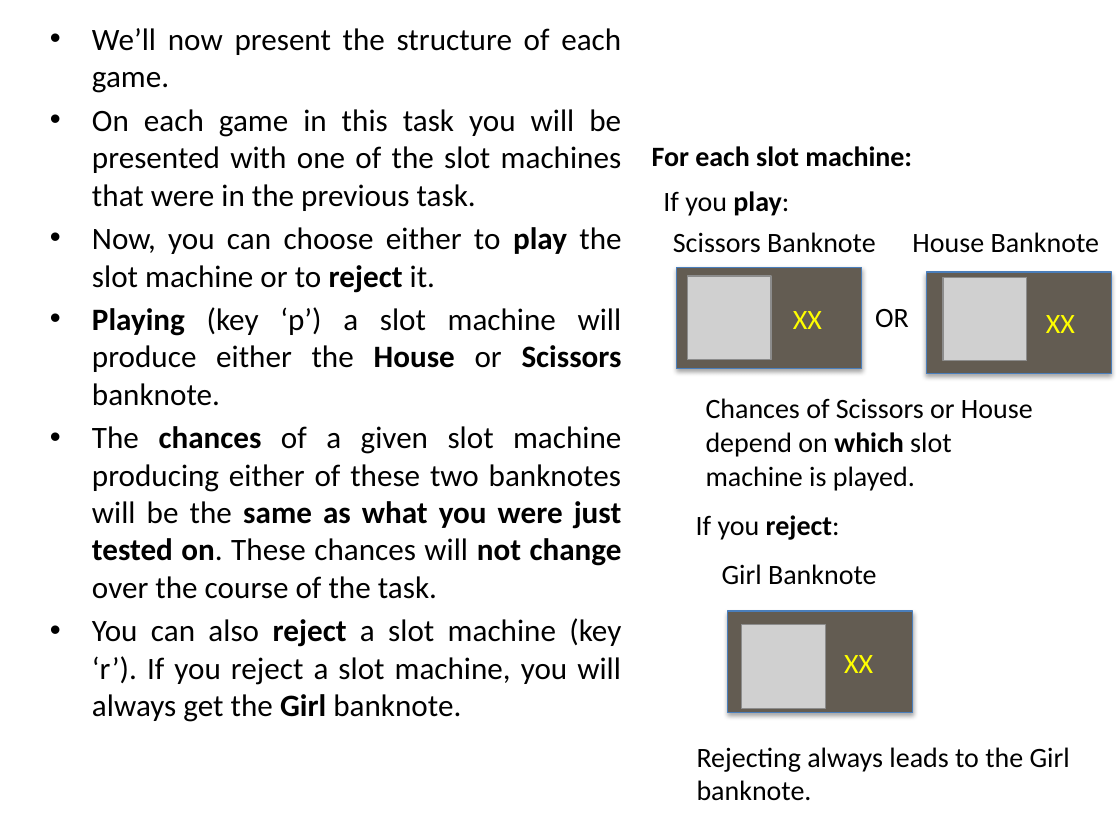
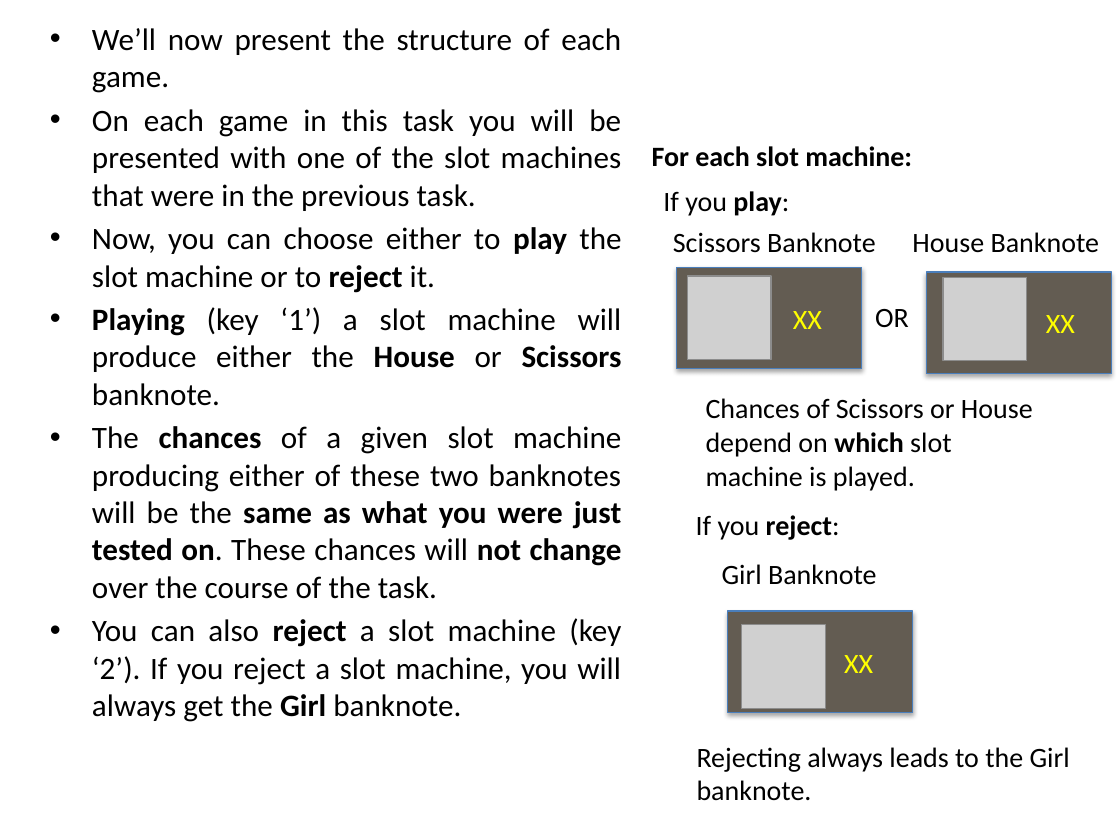
Before and after one commit to evanrussek/Gamble_Task_browser, a slide deck: slide 6 of public/Online_Task/Stimuli/uws_instr_slides_ver2_jpg_o2.pptx. Drawn at 1120x840 pixels with LibreOffice and Linux fonts; fonts in the diff are those of the drawing; grey boxes stand for pictures. Boxes give left, top, right and bottom in pixels: in the first picture for what was removed or moved away, otherwise in the second. Text is boxed around its words. In the diff, an @@ line names an element or a change of style, - is before the commit and + after.

```diff
--- a/public/Online_Task/Stimuli/uws_instr_slides_ver2_jpg_o2.pptx
+++ b/public/Online_Task/Stimuli/uws_instr_slides_ver2_jpg_o2.pptx
@@ text at [92,307,622,406]: text changed @@
-• Playing (key ‘p’) a slot machine will produce either the House or Scissors banknote.
+• Playing (key ‘1’) a slot machine will produce either the House or Scissors banknote.
@@ text at [92,618,621,722]: text changed @@
-• You can also reject a slot machine (key ‘r’). If you reject a slot machine, you will always get the Girl banknote.
+• You can also reject a slot machine (key ‘2’). If you reject a slot machine, you will always get the Girl banknote.
```
Also in this commit, not shown: 4 other slides changed, 39 other files.
